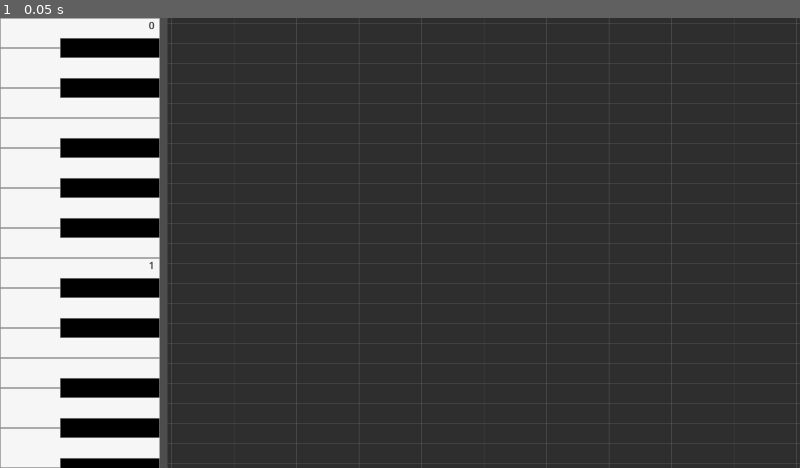
Above: before the commit, frame 1.
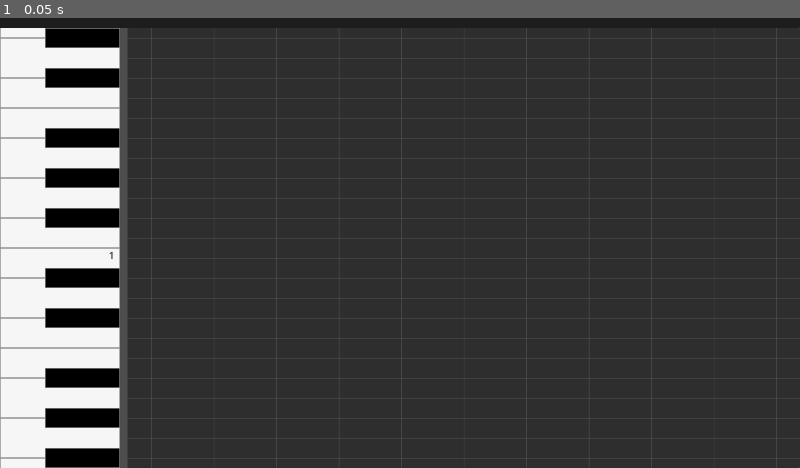
Above: after the commit, the same moment.

Repository: molor824/Synthoza
Game: Godot game, scene res://main.tscn
Same seed, same stepped clock (60 frames per second), same inputs: the game is played once before the commit and once after it.
Inputs:
- Up to frame 1 (0.05 s): no input

The runs differ from the first frame. In frame 1, 12% of the frame differs, in the area x 0-100%, y 0-100%.

Commit message:
Add ruler UI

Diff:
--- a/main.tscn
+++ b/main.tscn
@@ -1,8 +1,6 @@
 [gd_scene format=3 uid="uid://cryvjoac6gvu5"]
 
-[ext_resource type="Script" uid="uid://b4ddtjjobs5dg" path="res://scripts/piano_roll/piano.gd" id="1_0xm2m"]
-[ext_resource type="Script" uid="uid://dx662s1i3ehgk" path="res://scripts/piano_roll/piano_roll.gd" id="1_h2yge"]
-[ext_resource type="Script" uid="uid://c04ky6upsu1dr" path="res://scripts/piano_roll/note_grid.gd" id="3_h2yge"]
+[ext_resource type="PackedScene" uid="uid://ctd64lyreo2th" path="res://scenes/piano_roll/piano_roll.tscn" id="1_ig7tw"]
 
 [node name="Main" type="Control" unique_id=1774947540]
 layout_mode = 3
@@ -12,72 +10,5 @@
 grow_horizontal = 2
 grow_vertical = 2
 
-[node name="PianoRoll" type="Control" parent="." unique_id=1029458904]
+[node name="PianoRoll" parent="." unique_id=235370985 instance=ExtResource("1_ig7tw")]
 layout_mode = 1
-anchors_preset = 15
-anchor_right = 1.0
-anchor_bottom = 1.0
-grow_horizontal = 2
-grow_vertical = 2
-script = ExtResource("1_h2yge")
-metadata/_custom_type_script = "uid://dx662s1i3ehgk"
-
-[node name="HSplitContainer" type="HSplitContainer" parent="PianoRoll" unique_id=1584368085]
-layout_mode = 1
-anchors_preset = 15
-anchor_right = 1.0
-anchor_bottom = 1.0
-grow_horizontal = 2
-grow_vertical = 2
-size_flags_horizontal = 3
-focus_behavior_recursive = 1
-split_offsets = PackedInt32Array(256)
-split_offset = 256
-
-[node name="Piano" type="Control" parent="PianoRoll/HSplitContainer" unique_id=1019112106]
-clip_contents = true
-custom_minimum_size = Vector2(128, 0)
-layout_mode = 2
-mouse_filter = 1
-script = ExtResource("1_0xm2m")
-
-[node name="OctaveScroll" type="VBoxContainer" parent="PianoRoll/HSplitContainer/Piano" unique_id=1582407202]
-layout_mode = 1
-anchors_preset = 10
-anchor_right = 1.0
-grow_horizontal = 2
-theme_override_constants/separation = 0
-
-[node name="Roll" type="Panel" parent="PianoRoll/HSplitContainer" unique_id=1228251181]
-clip_contents = true
-layout_mode = 2
-size_flags_horizontal = 3
-mouse_filter = 1
-
-[node name="NoteGrid" type="Control" parent="PianoRoll/HSplitContainer/Roll" unique_id=1851472288]
-layout_mode = 1
-anchors_preset = 15
-anchor_right = 1.0
-anchor_bottom = 1.0
-grow_horizontal = 2
-grow_vertical = 2
-mouse_filter = 1
-script = ExtResource("3_h2yge")
-
-[node name="VBoxContainer" type="VBoxContainer" parent="PianoRoll/HSplitContainer/Roll/NoteGrid" unique_id=575627172]
-layout_mode = 1
-anchors_preset = 15
-anchor_right = 1.0
-anchor_bottom = 1.0
-grow_horizontal = 2
-grow_vertical = 2
-theme_override_constants/separation = 0
-
-[node name="HBoxContainer" type="HBoxContainer" parent="PianoRoll/HSplitContainer/Roll/NoteGrid" unique_id=271842216]
-layout_mode = 1
-anchors_preset = 15
-anchor_right = 1.0
-anchor_bottom = 1.0
-grow_horizontal = 2
-grow_vertical = 2
-theme_override_constants/separation = 0
--- a/scenes/piano_roll/octave.tscn
+++ b/scenes/piano_roll/octave.tscn
@@ -18,6 +18,9 @@
 anchors_preset = 4
 anchor_top = 0.5
 anchor_bottom = 0.5
+offset_top = -192.0
+offset_right = 128.0
+offset_bottom = 192.0
 grow_vertical = 2
 focus_behavior_recursive = 1
 mouse_filter = 1
--- /dev/null
+++ b/scenes/piano_roll/piano_roll.tscn
@@ -0,0 +1,96 @@
+[gd_scene format=3 uid="uid://ctd64lyreo2th"]
+
+[ext_resource type="Script" uid="uid://dx662s1i3ehgk" path="res://scripts/piano_roll/piano_roll.gd" id="1_73ve1"]
+[ext_resource type="Script" uid="uid://b4ddtjjobs5dg" path="res://scripts/piano_roll/piano.gd" id="2_dx10r"]
+[ext_resource type="StyleBox" uid="uid://di6aesgt4u0dy" path="res://styles/piano_roll/ruler_background.tres" id="3_crors"]
+[ext_resource type="Script" uid="uid://c04ky6upsu1dr" path="res://scripts/piano_roll/note_grid.gd" id="4_qch7j"]
+
+[node name="PianoRoll" type="Control" unique_id=235370985]
+layout_mode = 3
+anchors_preset = 15
+anchor_right = 1.0
+anchor_bottom = 1.0
+grow_horizontal = 2
+grow_vertical = 2
+script = ExtResource("1_73ve1")
+metadata/_custom_type_script = "uid://dx662s1i3ehgk"
+
+[node name="VBoxContainer" type="VBoxContainer" parent="." unique_id=840627675]
+layout_mode = 1
+anchors_preset = 15
+anchor_right = 1.0
+anchor_bottom = 1.0
+grow_horizontal = 2
+grow_vertical = 2
+theme_override_constants/separation = 0
+
+[node name="Panel" type="Panel" parent="VBoxContainer" unique_id=224279331]
+custom_minimum_size = Vector2(0, 16)
+layout_mode = 2
+theme_override_styles/panel = ExtResource("3_crors")
+
+[node name="HSplitContainer" type="HSplitContainer" parent="VBoxContainer" unique_id=1405871536]
+layout_mode = 2
+size_flags_horizontal = 3
+size_flags_vertical = 3
+focus_behavior_recursive = 1
+split_offsets = PackedInt32Array(192)
+split_offset = 192
+
+[node name="Piano" type="Control" parent="VBoxContainer/HSplitContainer" unique_id=276767138 node_paths=PackedStringArray("_octave_scroll", "_piano")]
+clip_contents = true
+custom_minimum_size = Vector2(128, 0)
+layout_mode = 2
+size_flags_vertical = 3
+mouse_filter = 1
+script = ExtResource("2_dx10r")
+_octave_scroll = NodePath("OctaveScroll")
+_piano = NodePath("../../..")
+
+[node name="OctaveScroll" type="VBoxContainer" parent="VBoxContainer/HSplitContainer/Piano" unique_id=1662696469]
+layout_mode = 1
+anchors_preset = 15
+anchor_right = 1.0
+anchor_bottom = 1.0
+grow_horizontal = 2
+grow_vertical = 2
+theme_override_constants/separation = 0
+
+[node name="Roll" type="Panel" parent="VBoxContainer/HSplitContainer" unique_id=336352109]
+clip_contents = true
+layout_mode = 2
+size_flags_horizontal = 3
+size_flags_vertical = 3
+mouse_filter = 1
+
+[node name="NoteGrid" type="Control" parent="VBoxContainer/HSplitContainer/Roll" unique_id=1001421149 node_paths=PackedStringArray("_piano_roll", "_vertical_container", "_horizontal_container")]
+layout_mode = 1
+anchors_preset = 15
+anchor_right = 1.0
+anchor_bottom = 1.0
+grow_horizontal = 2
+grow_vertical = 2
+size_flags_vertical = 3
+mouse_filter = 1
+script = ExtResource("4_qch7j")
+_piano_roll = NodePath("../../../..")
+_vertical_container = NodePath("HBoxContainer")
+_horizontal_container = NodePath("VBoxContainer")
+
+[node name="VBoxContainer" type="VBoxContainer" parent="VBoxContainer/HSplitContainer/Roll/NoteGrid" unique_id=1558012135]
+layout_mode = 1
+anchors_preset = 15
+anchor_right = 1.0
+anchor_bottom = 1.0
+grow_horizontal = 2
+grow_vertical = 2
+theme_override_constants/separation = 0
+
+[node name="HBoxContainer" type="HBoxContainer" parent="VBoxContainer/HSplitContainer/Roll/NoteGrid" unique_id=2030905197]
+layout_mode = 1
+anchors_preset = 15
+anchor_right = 1.0
+anchor_bottom = 1.0
+grow_horizontal = 2
+grow_vertical = 2
+theme_override_constants/separation = 0
--- a/scripts/piano_roll/note_grid.gd
+++ b/scripts/piano_roll/note_grid.gd
@@ -6,12 +6,12 @@
 
 @export var _opacity := 0.5
 @export var _highlight_opacity := 1.0
+@export var _piano_roll: PianoRoll
+@export var _vertical_container: HBoxContainer
+@export var _horizontal_container: VBoxContainer
 
 @onready var _vertical_grid_scene := preload("res://scenes/piano_roll/vertical_grid.tscn")
 @onready var _horizontal_grid_scene := preload("res://scenes/piano_roll/horizontal_grid.tscn")
-@onready var _piano_roll := $"../../.." as PianoRoll
-@onready var _vertical_container := $HBoxContainer as Control
-@onready var _horizontal_container := $VBoxContainer as Control
 
 func _process(_delta: float) -> void:
 	if _update_grid:
--- a/scripts/piano_roll/piano.gd
+++ b/scripts/piano_roll/piano.gd
@@ -3,8 +3,8 @@
 var _octave_scene := preload("res://scenes/piano_roll/octave.tscn")
 var _offset_changed := true
 
-@onready var _octave_scroll: Control = $OctaveScroll
-@onready var _piano: PianoRoll = $"../.."
+@export var _octave_scroll: VBoxContainer
+@export var _piano: PianoRoll
 
 func _on_offset_change() -> void:
 	_offset_changed = true
@@ -27,6 +27,7 @@
 		for i in octaves:
 			var octave: Octave = children[i] if i < len(children) else _octave_scene.instantiate()
 			octave.octave = i + start_octave
+			octave.custom_minimum_size.y = octave_height
 			if i >= len(children):
 				_octave_scroll.add_child(octave)
 		for i in range(octaves, len(children)):
--- a/scripts/piano_roll/piano_roll.gd
+++ b/scripts/piano_roll/piano_roll.gd
@@ -3,6 +3,7 @@
 @export var _note_size := Vector2(100, 32)
 @export var _bars := 4
 @export var _note_type := 4
+@export var _ruler_size := 32
 
 var _mouse_entered := false
 var _dragging := false
@@ -40,6 +41,9 @@
 		_note_type = value
 		time_signature_changed.emit()
 
+var ruler_size: int:
+	get(): return _ruler_size
+
 signal note_size_changed()
 signal offset_changed()
 signal time_signature_changed()
--- /dev/null
+++ b/styles/piano_roll/ruler_background.tres
@@ -0,0 +1,4 @@
+[gd_resource type="StyleBoxFlat" format=3 uid="uid://di6aesgt4u0dy"]
+
+[resource]
+bg_color = Color(0.11489678, 0.11489683, 0.11489671, 1)
